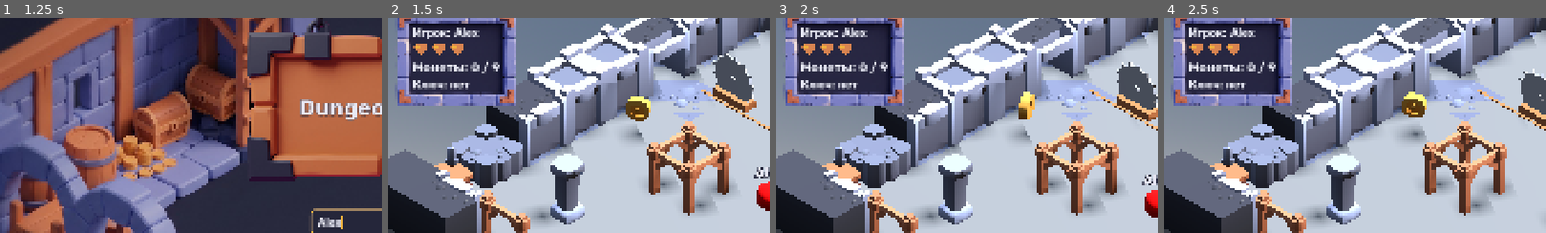
Above: before the commit, frames 1-4 (left to right).
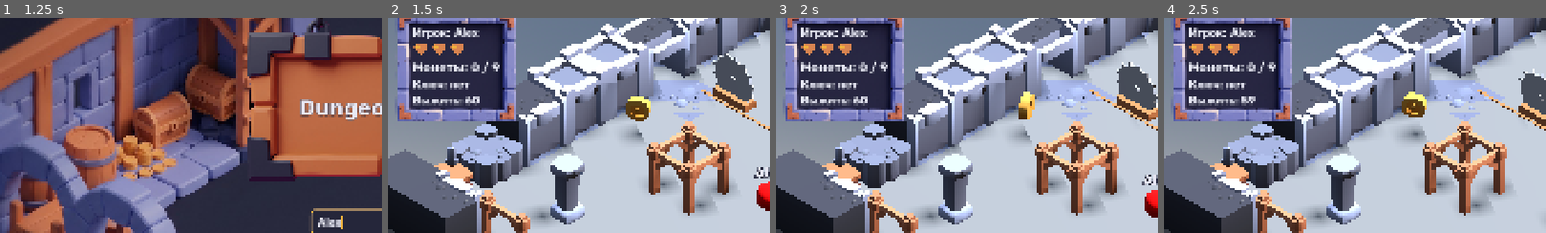
Above: after the commit, the same moments.

Repository: farikgg/godot_assignment
Game: Godot game, scene res://scenes/main_menu.tscn
Two runs of this game, one before a commit and one after it. Both use one fixed random seed, a clock stepped at 60 frames per second and the inputs below.
Inputs (mouse positions are % of the whole screen's width and height, from its top left):
- Up to frame 1 (1.25 s): click (50, 51) at 0.52 s; type "Alex" at 0.6 s
- Up to frame 2 (1.5 s): click "Играть" at 1.25 s
- Up to frame 3 (2 s): no input
- Up to frame 4 (2.5 s): hold D (move_right) from 2.03 s (still down); hold J (attack) from 2.03 s (still down); tap Space (jump) at 2.27 s
The pictures show only the part of the screen within x 0-50%, y 4-54%; the shares and areas given below are measured in that part.

Frame 1 is identical in both runs. In frame 2, 4.5% of the frame differs, in the area x 2-34%, y 3-48%; in frame 3, 4.5%; in frame 4, 4.5%.

Commit message:
A6 stage 5: survival timer, pause-aware restart, generated sound effects
- tools/gen_sfx.py (numpy + wave): swing, hurt, pickup, explosion WAVs in
  assets/Audio/ (existing folder; lower-case "audio" would break
  case-sensitive res:// paths off Windows).
- main.gd: 60 s survival Timer (stops while paused) with an HUD
  "Выжить: N" label; at 0 it opens the locked_gate group and shows a
  message. Coins only count (+ pickup sound), key also plays pickup.
  Game over freezes the survival timer.
- Sounds wired: SwingSfx in sword.tscn, explosion on the bomb, pickup on
  the potion and PickupSfx in map.tscn, HurtSfx on the player played by
  player.gd when Health.changed lowers HP (max_polyphony 4, autoplay off).

Co-Authored-By: Claude Opus 5.5 <noreply@anthropic.com>

Diff:
--- a/scenes/hazards/bomb.tscn
+++ b/scenes/hazards/bomb.tscn
@@ -1,4 +1,5 @@
 [gd_scene format=3]
+[ext_resource type="AudioStream" path="res://assets/Audio/explosion.wav" id="2_boom"]
 
 [ext_resource type="Script" path="res://scripts/hazards/bomb_hazard.gd" id="1_script"]
 
@@ -37,6 +38,7 @@
 
 [node name="Bomb" type="RigidBody3D"]
 script = ExtResource("1_script")
+explosion_sound = ExtResource("2_boom")
 
 [node name="CollisionShape3D" type="CollisionShape3D" parent="."]
 shape = SubResource("SphereShape3D_bomb")
--- a/scenes/hazards/potion.tscn
+++ b/scenes/hazards/potion.tscn
@@ -1,4 +1,5 @@
 [gd_scene format=3]
+[ext_resource type="AudioStream" path="res://assets/Audio/pickup.wav" id="3_pickup"]
 
 [ext_resource type="Script" path="res://scripts/hazards/potion.gd" id="1_script"]
 [ext_resource type="PackedScene" uid="uid://c7fo23n6m6gkg" path="res://assets/Map/potion.glb" id="2_model"]
@@ -10,6 +11,7 @@
 [node name="Potion" type="RigidBody3D"]
 mass = 0.5
 script = ExtResource("1_script")
+pickup_sound = ExtResource("3_pickup")
 
 [node name="CollisionShape3D" type="CollisionShape3D" parent="."]
 shape = SubResource("CylinderShape3D_potion")
--- a/scenes/map.tscn
+++ b/scenes/map.tscn
@@ -33,6 +33,7 @@
 [ext_resource type="PackedScene" path="res://scenes/hazards/rock.tscn" id="p_rock"]
 [ext_resource type="PackedScene" path="res://scenes/hazards/bomb.tscn" id="p_bomb"]
 [ext_resource type="PackedScene" path="res://scenes/hazards/potion.tscn" id="p_potion"]
+[ext_resource type="AudioStream" path="res://assets/Audio/pickup.wav" id="q_pickup"]
 [ext_resource type="PackedScene" path="res://scenes/props/saw_trap.tscn" id="j_saw"]
 [ext_resource type="PackedScene" path="res://scenes/props/saw_trap_patrol.tscn" id="j_saw_patrol"]
 [ext_resource type="PackedScene" path="res://scenes/props/key_pickup.tscn" id="l_key"]
@@ -261,6 +262,10 @@
 script = ExtResource("p_spawner")
 hazard_scenes = Array[PackedScene]([ExtResource("p_rock"), ExtResource("p_rock"), ExtResource("p_bomb"), ExtResource("p_potion")])
 
+[node name="PickupSfx" type="AudioStreamPlayer" parent="." unique_id=1771300051]
+stream = ExtResource("q_pickup")
+max_polyphony = 4
+
 [node name="UI" type="CanvasLayer" parent="." unique_id=1684676044]
 
 [node name="HudPanel" type="PanelContainer" parent="UI" unique_id=1846290117]
@@ -320,6 +325,11 @@
 unique_name_in_owner = true
 layout_mode = 2
 text = "Ключ: нет"
+
+[node name="SurvivalLabel" type="Label" parent="UI/HudPanel/HudBox" unique_id=1771300050]
+unique_name_in_owner = true
+layout_mode = 2
+text = "Выжить: 60"
 
 [node name="MessagePanel" type="PanelContainer" parent="UI" unique_id=1922750468 node_paths=PackedStringArray("label")]
 visible = false
--- a/scenes/player.tscn
+++ b/scenes/player.tscn
@@ -1,4 +1,5 @@
 [gd_scene format=3 uid="uid://b3b70jygclukh"]
+[ext_resource type="AudioStream" path="res://assets/Audio/hurt.wav" id="5_hurt"]
 
 [ext_resource type="Script" uid="uid://dbu6vcpp1315k" path="res://scripts/player.gd" id="1_3vyb7"]
 [ext_resource type="Script" path="res://scripts/name_tag.gd" id="2_nametag"]
@@ -44,3 +45,7 @@
 blink_target = NodePath("../MeshInstance3D")
 
 [node name="Sword" parent="." unique_id=1771300030 instance=ExtResource("4_sword")]
+
+[node name="HurtSfx" type="AudioStreamPlayer" parent="." unique_id=1771300040]
+stream = ExtResource("5_hurt")
+max_polyphony = 4
--- a/scenes/weapons/sword.tscn
+++ b/scenes/weapons/sword.tscn
@@ -1,4 +1,5 @@
 [gd_scene format=3]
+[ext_resource type="AudioStream" path="res://assets/Audio/swing.wav" id="4_swing"]
 
 [ext_resource type="Script" path="res://scripts/weapons/sword.gd" id="1_script"]
 [ext_resource type="PackedScene" uid="uid://10vjxdluiayx" path="res://assets/Map/weapon-sword.glb" id="2_model"]
@@ -15,4 +16,5 @@
 transform = Transform3D(2.5, 0, 0, 0, 0.8550504, 2.3492315, 0, -2.3492315, 0.8550504, 0, 0, 0)
 
 [node name="SwingSfx" type="AudioStreamPlayer" parent="."]
+stream = ExtResource("4_swing")
 max_polyphony = 4
--- a/scripts/main.gd
+++ b/scripts/main.gd
@@ -6,6 +6,8 @@
 const NEED_KEY_TEXT: String = "Нужен ключ"
 const GAME_OVER_TEXT: String = "Game over"
 const RESTART_DELAY: float = 1.5
+const SURVIVAL_TIME: float = 60.0
+const SURVIVED_TEXT: String = "Продержался! Путь открыт"
 const HEART_FULL: Texture2D = preload("res://assets/ui_gen/heart_full.png")
 const HEART_EMPTY: Texture2D = preload("res://assets/ui_gen/heart_empty.png")
 
@@ -14,6 +16,8 @@
 @onready var key_label: Label = %KeyLabel
 @onready var message_label: Label = %MessageLabel
 @onready var hearts_box: HBoxContainer = %HeartsBox
+@onready var survival_label: Label = %SurvivalLabel
+@onready var pickup_sfx: AudioStreamPlayer = $PickupSfx
 
 var coins_collected: int = 0
 var coins_total: int = 0
@@ -21,6 +25,7 @@
 var _has_won: bool = false
 var _game_over: bool = false
 var _message_timer: Timer
+var _survival_timer: Timer
 
 func _ready() -> void:
 	name_label.text = Profile.player_name
@@ -54,17 +59,31 @@
 	_message_timer.timeout.connect(_on_message_timeout)
 	add_child(_message_timer)
 
+	# one-shot Timer: stops counting while the tree is paused
+	_survival_timer = Timer.new()
+	_survival_timer.one_shot = true
+	_survival_timer.wait_time = SURVIVAL_TIME
+	_survival_timer.timeout.connect(_on_survived)
+	add_child(_survival_timer)
+	_survival_timer.start()
+
 	_set_message("")
 	_update_label()
 	_update_key_label()
+	_update_survival_label()
+
+func _process(_delta: float) -> void:
+	_update_survival_label()
 
 func _on_coin_collected() -> void:
 	coins_collected += 1
 	_update_label()
+	pickup_sfx.play()
 
 func _on_key_collected() -> void:
 	has_key = true
 	_update_key_label()
+	pickup_sfx.play()
 	get_tree().call_group("locked_gate", "open")
 	_show_message(KEY_FOUND_TEXT)
 
@@ -96,11 +115,22 @@
 		return
 	_game_over = true
 	_message_timer.stop()
+	_survival_timer.paused = true
 	_set_message(GAME_OVER_TEXT)
 	# process_always = false: the countdown waits while the game is paused
 	await get_tree().create_timer(RESTART_DELAY, false).timeout
 	get_tree().paused = false
 	get_tree().reload_current_scene()
+
+func _on_survived() -> void:
+	if _game_over or _has_won:
+		return
+	get_tree().call_group("locked_gate", "open")
+	_show_message(SURVIVED_TEXT)
+
+func _update_survival_label() -> void:
+	var left: int = ceili(_survival_timer.time_left) if not _survival_timer.is_stopped() else 0
+	survival_label.text = "Выжить: %d" % left
 
 func _on_exit_reached() -> void:
 	# after a win the exit is inert, so re-entering can't print or reset the message
@@ -108,6 +138,7 @@
 		return
 	_has_won = true
 	_message_timer.stop()
+	_survival_timer.paused = true
 	print("You win!")
 	_set_message(WIN_TEXT % [coins_collected, coins_total])
 
--- a/scripts/player.gd
+++ b/scripts/player.gd
@@ -8,15 +8,19 @@
 
 @onready var mesh: MeshInstance3D = $MeshInstance3D
 @onready var health: Health = $Health
+@onready var hurt_sfx: AudioStreamPlayer = $HurtSfx
 
 const BALL_COLORS: Array[Color] = [Color.RED, Color.DODGER_BLUE, Color.GREEN]
 
 var _is_dead: bool = false
 var _on_ground: bool = false
+var _last_hp: int = 0
 
 func _ready() -> void:
 	assert(health != null, "Player needs a Health child")
 	health.died.connect(_on_died)
+	health.changed.connect(_on_health_changed)
+	_last_hp = health.current
 	var material := StandardMaterial3D.new()
 	material.albedo_color = BALL_COLORS[Profile.ball_color_index]
 	mesh.material_override = material
@@ -66,5 +70,10 @@
 	apply_central_impulse(away.normalized() * knockback_impulse + Vector3.UP * knockback_lift)
 	health.take_damage(1)
 
+func _on_health_changed(current: int, _max_hp: int) -> void:
+	if current < _last_hp:
+		hurt_sfx.play()
+	_last_hp = current
+
 func _on_died() -> void:
 	_is_dead = true
Not shown, added: assets/Audio/explosion.wav.import
Not shown, added: assets/Audio/hurt.wav.import
Not shown, added: assets/Audio/pickup.wav.import
Not shown, added: assets/Audio/swing.wav.import
Not shown, added: scripts/spawner.gd.uid
Not shown, added: assets/Audio/explosion.wav
Not shown, added: assets/Audio/hurt.wav
Not shown, added: assets/Audio/pickup.wav
Not shown, added: assets/Audio/swing.wav
Not shown, added: tools/gen_sfx.py
